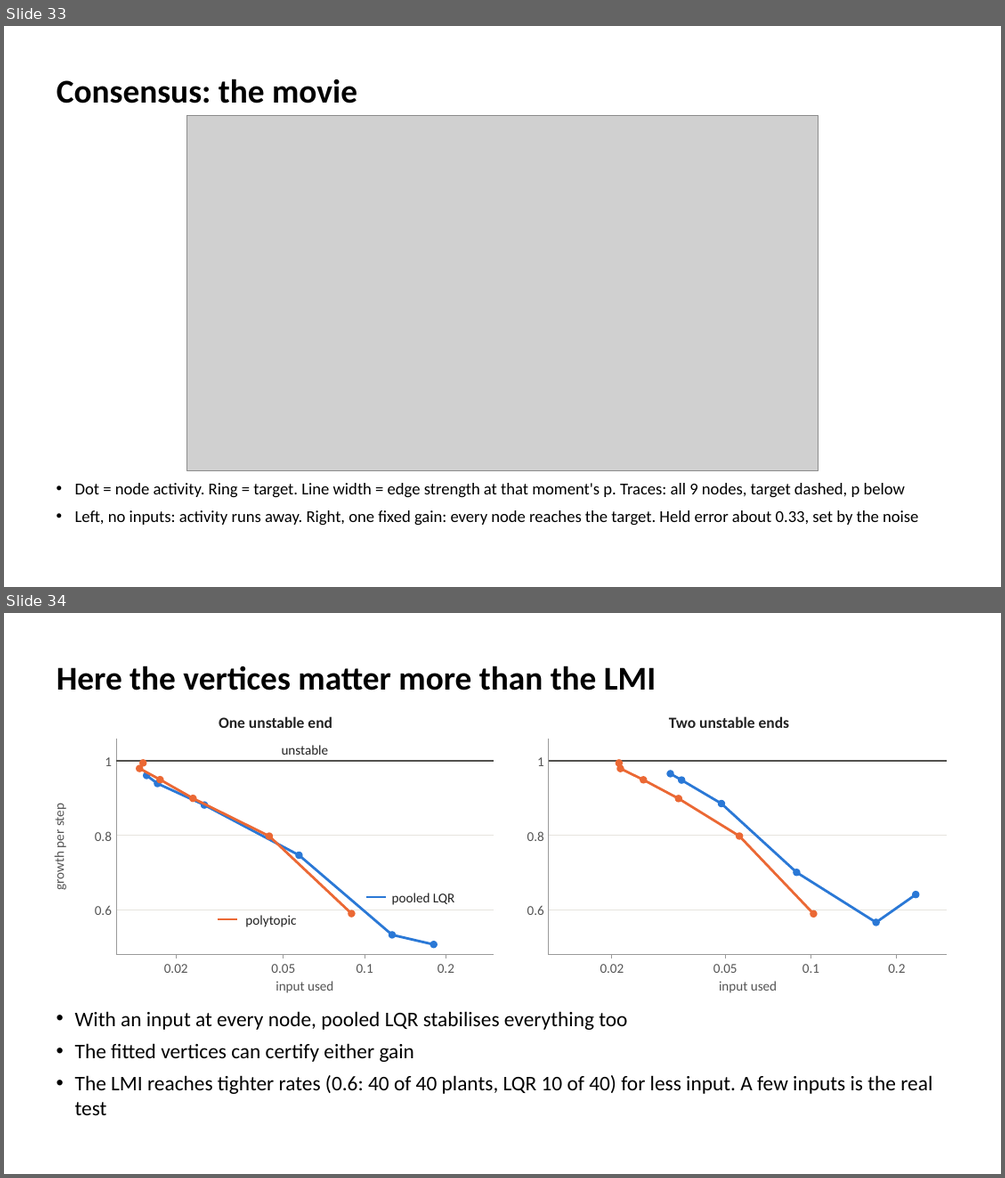
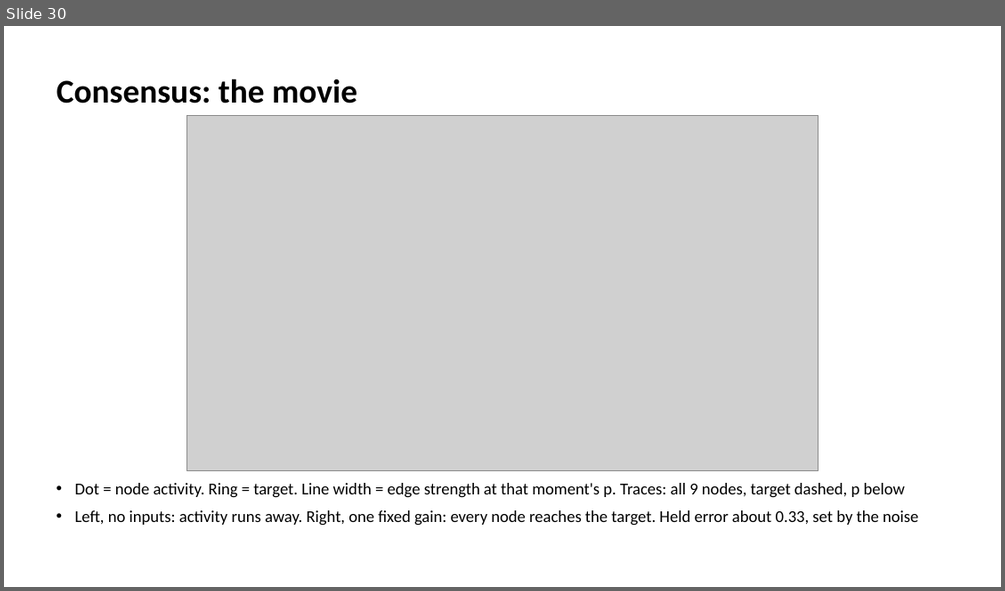
Before and after one commit to smartadi/tpgdar, a slide deck: TP-GDAR_IOS_Reach.pptx. Shown one above the other, each under a label of ours: slides 33 and 34 before the commit, slide 30 after it. The pictures are 1005x1178 and 1005x591 pixels, drawn with LibreOffice and Linux fonts; fonts in the diff are those of the drawing; grey boxes stand for pictures. Boxes give left, top, right and bottom in pixels: in the first picture for what was removed or moved away, otherwise in the second. Text is boxed around its words. In the diff, an @@ line names an element or a change of style, - is before the commit and + after.

```diff
--- a/TP-GDAR_IOS_Reach.pptx
+++ b/TP-GDAR_IOS_Reach.pptx
@@ slide 34 removed at box(4, 613, 1001, 1174), background #FFFFFF @@
@@ title removed at box(57, 666, 655, 690) @@
-Here the vertices matter more than the LMI
@@ group removed at box(51, 716, 493, 993): 13 texts, 12 lines, 12 ellipses, 2 freeform shapes @@
-One unstable end
-0.6
-0.8
-1
-0.02
-0.05
-0.1
-0.2
-input used
-growth per step
-unstable
-polytopic
-pooled LQR
@@ group removed at box(527, 716, 947, 993): 12 ellipses, 10 lines, 9 texts, 2 freeform shapes @@
-Two unstable ends
-0.6
-0.8
-1
-0.02
-0.05
-0.1
-0.2
-input used
@@ text removed at box(75, 1011, 932, 1115) @@
-• With an input at every node, pooled LQR stabilises everything too
-• The fitted vertices can certify either gain
-• The LMI reaches tighter rates (0.6: 40 of 40 plants, LQR 10 of 40) for less input. A few inputs is the real test
@@ what was slide 33 is now slide 30 @@
```
Also in this commit, not shown: 2 slides changed, 3 other slides removed, 3 other files.
